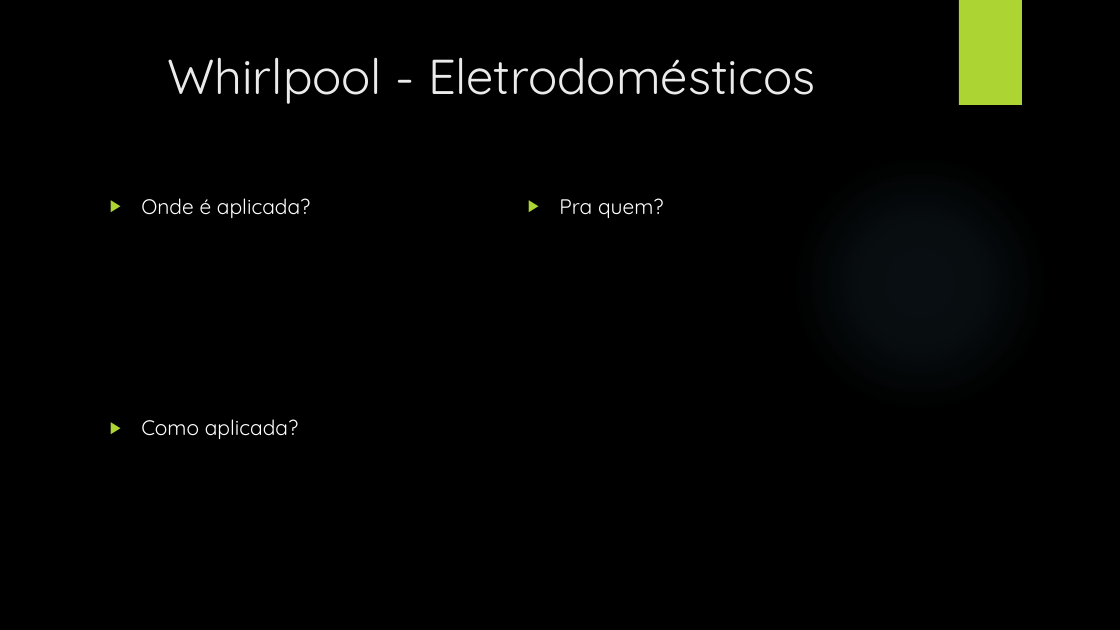
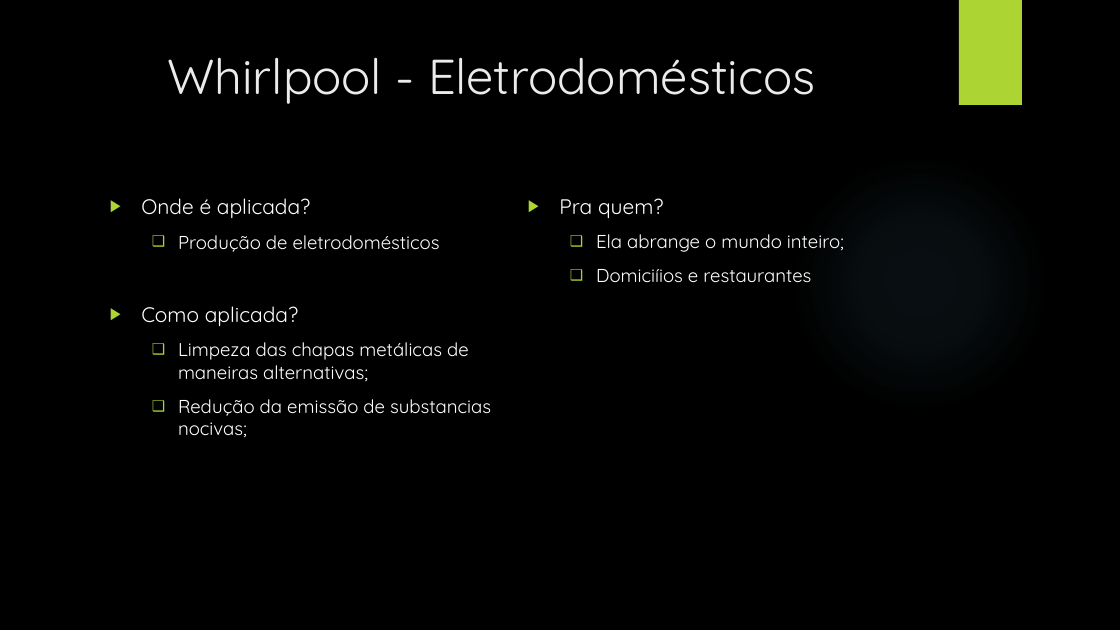
Before and after one commit to VieiraMidas/AulasEC, a slide deck: slide 8 of Ações Beneficentes de Empresas.pptx. Drawn at 1120x630 pixels with LibreOffice and Linux fonts; fonts in the diff are those of the drawing; background and template pictures are left out. Boxes give left, top, right and bottom in pixels: in the first picture for what was removed or moved away, otherwise in the second. Text is boxed around its words. In the diff, an @@ line names an element or a change of style, - is before the commit and + after.

```diff
--- a/Ações Beneficentes de Empresas.pptx
+++ b/Ações Beneficentes de Empresas.pptx
@@ text at (178, 235, 440, 252): paragraph added @@
+  ❑ Produção de eletrodomésticos
@@ text at (596, 234, 844, 283): paragraphs added @@
+  ❑ Ela abrange o mundo inteiro;
+  ❑ Domiciíios e restaurantes
@@ text at (178, 342, 491, 437): paragraphs added @@
+  ❑ Limpeza das chapas metálicas de maneiras alternativas;
+  ❑ Redução da emissão de substancias nocivas;
```
Also in this commit, not shown: 5 other slides changed.
